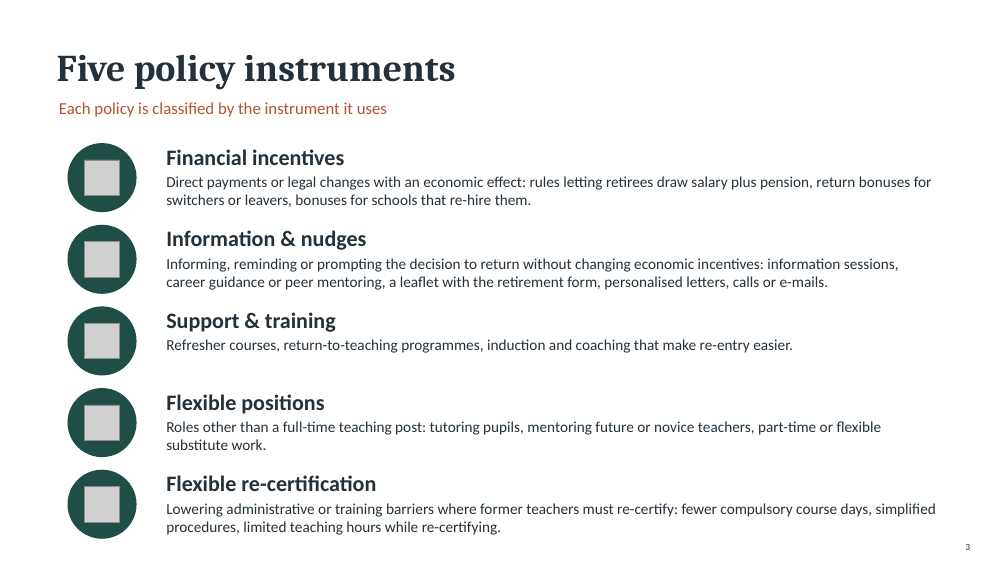
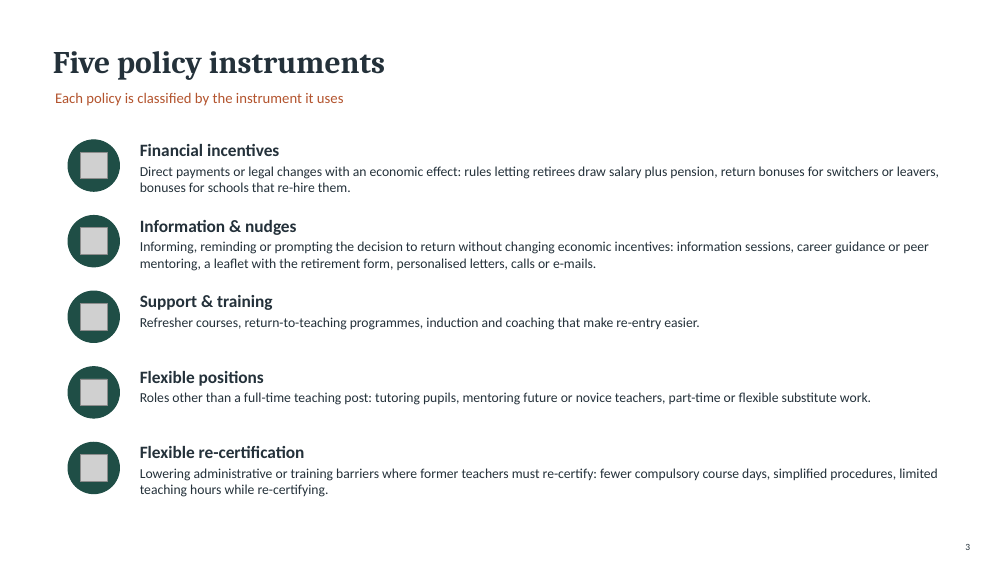
Before and after one commit to jedr1-ship-it/Alternative-Pathways----Quant, a slide deck: slide 3 of policies/Re-attracting_Former_Teachers.pptx. Drawn at 1008x567 pixels with LibreOffice and Linux fonts; fonts in the diff are those of the drawing; grey boxes stand for pictures. Boxes give left, top, right and bottom in pixels: in the first picture for what was removed or moved away, otherwise in the second. Text is boxed around its words. In the diff, an @@ line names an element or a change of style, - is before the commit and + after.

```diff
--- a/policies/Re-attracting_Former_Teachers.pptx
+++ b/policies/Re-attracting_Former_Teachers.pptx
@@ text "Five policy instruments" at (x1=53, y1=51, x2=385, y2=80): size 36 to 30 pt @@
@@ text "Each policy is classified by ..." moved from (x1=59, y1=102, x2=387, y2=117) to (x1=55, y1=92, x2=344, y2=106) @@
@@ text "Each policy is classified by ..." at (x1=55, y1=92, x2=344, y2=106): size 16 to 14 pt @@
@@ ellipse resized from (x1=68, y1=144, x2=136, y2=212) to (x1=68, y1=140, x2=119, y2=191) @@
@@ text "Financial incentives" moved from (x1=166, y1=149, x2=344, y2=165) to (x1=140, y1=144, x2=279, y2=156) @@
@@ picture resized from (x1=85, y1=160, x2=120, y2=196) to (x1=80, y1=152, x2=107, y2=178) @@
@@ text "Direct payments or legal changes ..." moved from (x1=166, y1=176, x2=932, y2=207) to (x1=140, y1=166, x2=939, y2=192) @@
@@ ellipse resized from (x1=68, y1=225, x2=136, y2=293) to (x1=68, y1=216, x2=119, y2=267) @@
@@ picture resized from (x1=85, y1=242, x2=120, y2=278) to (x1=80, y1=228, x2=107, y2=254) @@
@@ text "Information & nudges" moved from (x1=166, y1=230, x2=367, y2=250) to (x1=140, y1=220, x2=296, y2=235) @@
@@ text "Informing, reminding or prompting the ..." moved from (x1=166, y1=258, x2=899, y2=290) to (x1=140, y1=241, x2=928, y2=271) @@
@@ ellipse resized from (x1=68, y1=307, x2=136, y2=375) to (x1=68, y1=291, x2=119, y2=343) @@
@@ text "Support & training" moved from (x1=166, y1=312, x2=336, y2=332) to (x1=140, y1=295, x2=272, y2=310) @@
@@ picture resized from (x1=85, y1=324, x2=120, y2=359) to (x1=80, y1=303, x2=107, y2=330) @@
@@ text "Refresher courses, return-to-teaching programmes, induction ..." moved from (x1=166, y1=339, x2=793, y2=353) to (x1=140, y1=317, x2=699, y2=330) @@
@@ ellipse resized from (x1=68, y1=389, x2=136, y2=457) to (x1=68, y1=367, x2=119, y2=418) @@
@@ picture resized from (x1=85, y1=405, x2=120, y2=441) to (x1=80, y1=379, x2=107, y2=405) @@
@@ text "Flexible positions" moved from (x1=166, y1=394, x2=324, y2=414) to (x1=140, y1=371, x2=264, y2=386) @@
@@ text "Roles other than a full-time ..." moved from (x1=166, y1=421, x2=882, y2=450) to (x1=140, y1=392, x2=871, y2=405) @@
@@ ellipse resized from (x1=68, y1=470, x2=136, y2=538) to (x1=68, y1=442, x2=119, y2=494) @@
@@ size 21 to 16.5 pt in 5 elements at (x1=140, y1=144, x2=279, y2=156), (x1=140, y1=220, x2=296, y2=235), (x1=140, y1=295, x2=272, y2=310), (x1=140, y1=371, x2=264, y2=386), (x1=140, y1=446, x2=305, y2=458) @@
@@ text "Flexible re-certification" moved from (x1=166, y1=475, x2=376, y2=491) to (x1=140, y1=446, x2=305, y2=458) @@
@@ picture resized from (x1=85, y1=487, x2=120, y2=523) to (x1=80, y1=454, x2=107, y2=481) @@
@@ size 14.5 to 13 pt in 5 elements at (x1=140, y1=166, x2=939, y2=192), (x1=140, y1=241, x2=928, y2=271), (x1=140, y1=317, x2=699, y2=330), (x1=140, y1=392, x2=871, y2=405), (x1=140, y1=468, x2=938, y2=497) @@
@@ text "Lowering administrative or training barriers ..." moved from (x1=166, y1=503, x2=936, y2=535) to (x1=140, y1=468, x2=938, y2=497) @@
```
Also in this commit, not shown: 32 other slides changed, 2 other files.
